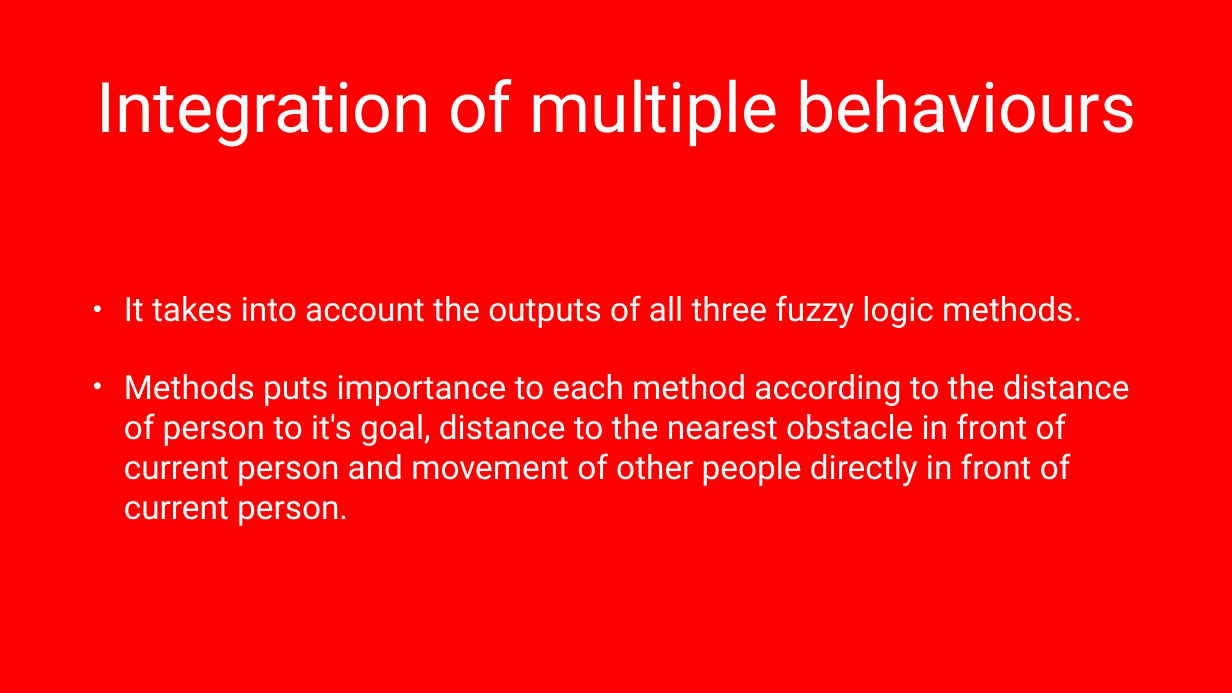
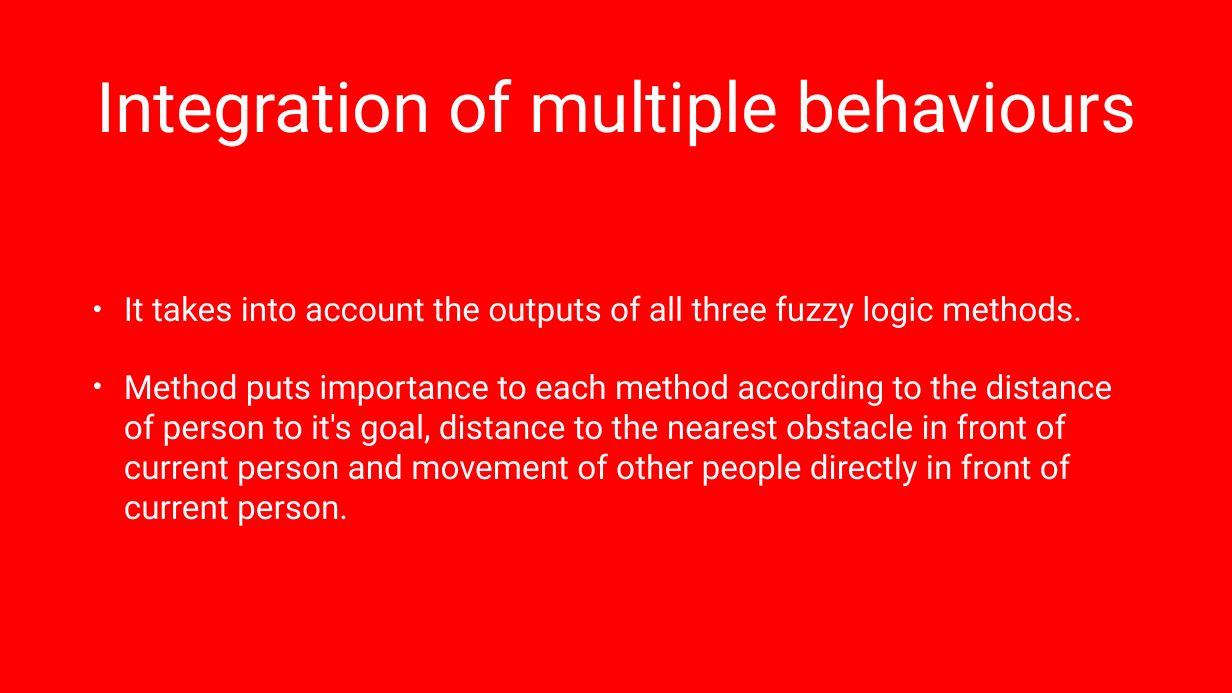
Before and after one commit to Blarc/crowd-evacuation, a slide deck: slide 8 of presentation/Crowd_simulation_sv.pptx. Drawn at 1232x693 pixels with LibreOffice and Linux fonts; fonts in the diff are those of the drawing; background and template pictures are left out. Boxes give left, top, right and bottom in pixels: in the first picture for what was removed or moved away, otherwise in the second. Text is boxed around its words. In the diff, an @@ line names an element or a change of style, - is before the commit and + after.

Commit message:
Updated presentation

```diff
--- a/presentation/Crowd_simulation_sv.pptx
+++ b/presentation/Crowd_simulation_sv.pptx
@@ text at bbox=[124, 374, 1113, 526]: text changed @@
-• Methods puts importance to each method according to the distance of person to it's goal, distance to the nearest obstacle in front of current person and movement of other people directly in front of current person.
+• Method puts importance to each method according to the distance of person to it's goal, distance to the nearest obstacle in front of current person and movement of other people directly in front of current person.
```
Also in this commit, not shown: 5 other slides changed, 1 other file.
